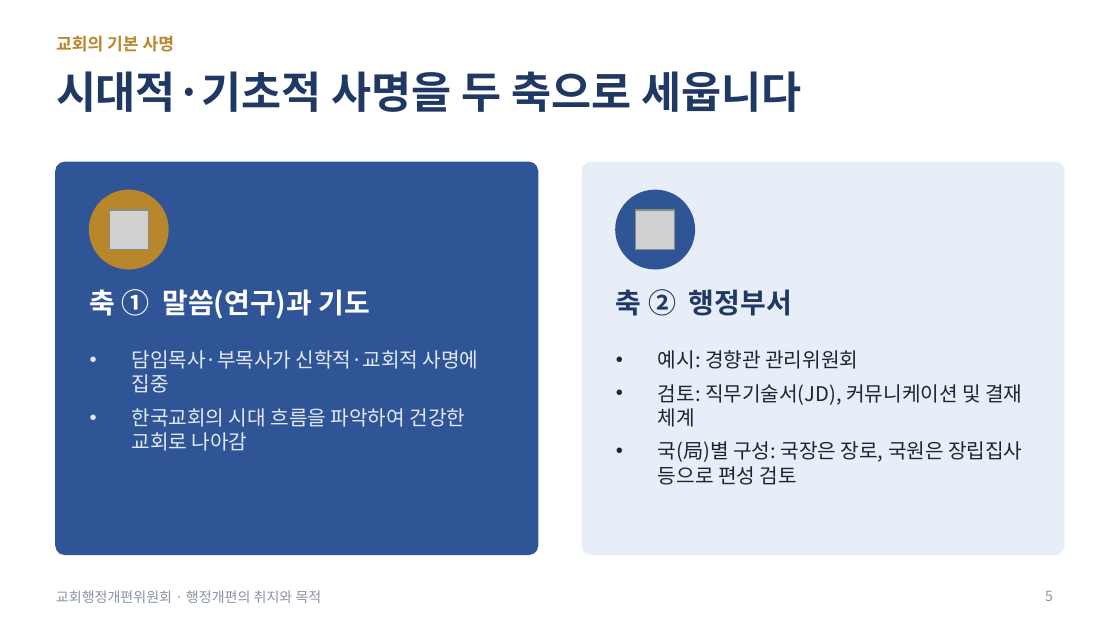
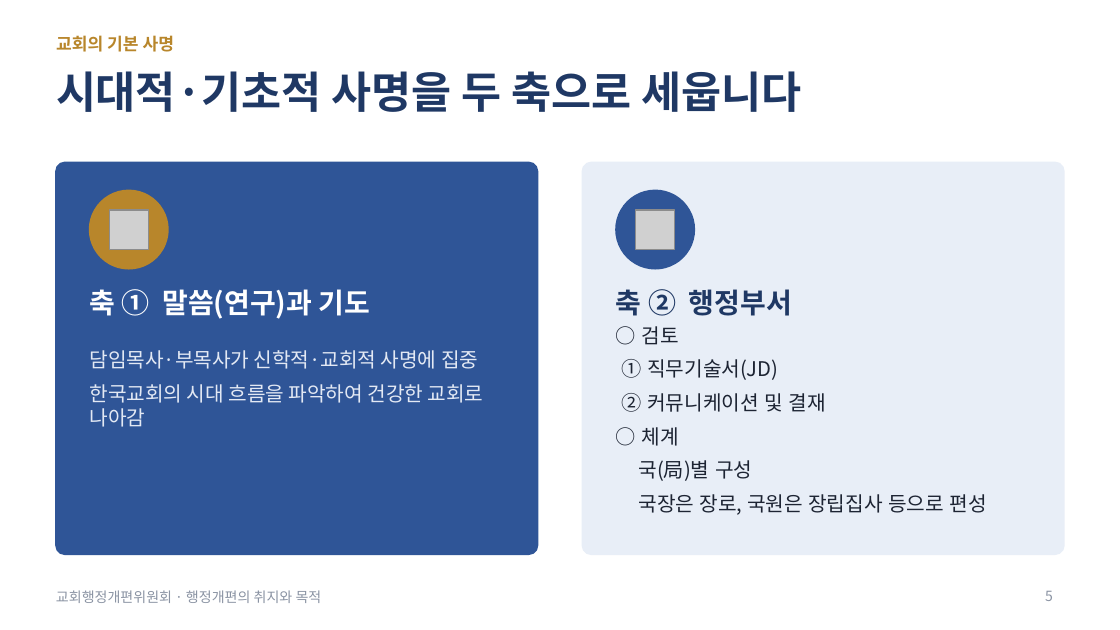
Before and after one commit to kgsdoing21-lab/-, a slide deck: slide 5 of 교회행정개편_취지와목적.pptx. Drawn at 1120x630 pixels with LibreOffice and Linux fonts; fonts in the diff are those of the drawing; grey boxes stand for pictures. Boxes give left, top, right and bottom in pixels: in the first picture for what was removed or moved away, otherwise in the second. Text is boxed around its words. In the diff, an @@ line names an element or a change of style, - is before the commit and + after.

```diff
--- a/교회행정개편_취지와목적.pptx
+++ b/교회행정개편_취지와목적.pptx
@@ text "담임목사·부목사가 신학적·교회적 사명에 집중" at (x1=90, y1=350, x2=484, y2=427): bullet • to none @@
@@ text at (x1=622, y1=359, x2=987, y2=515): text changed @@
-• 예시: 경향관 관리위원회
-• 검토: 직무기술서(JD), 커뮤니케이션 및 결재 체계
-• 국(局)별 구성: 국장은 장로, 국원은 장립집사 등으로 편성 검토
+○ 검토
+① 직무기술서(JD)
+② 커뮤니케이션 및 결재
+○ 체계
+국(局)별 구성
+국장은 장로, 국원은 장립집사 등으로 편성
```
Also in this commit, not shown: 5 other slides changed, 2 slides added.
